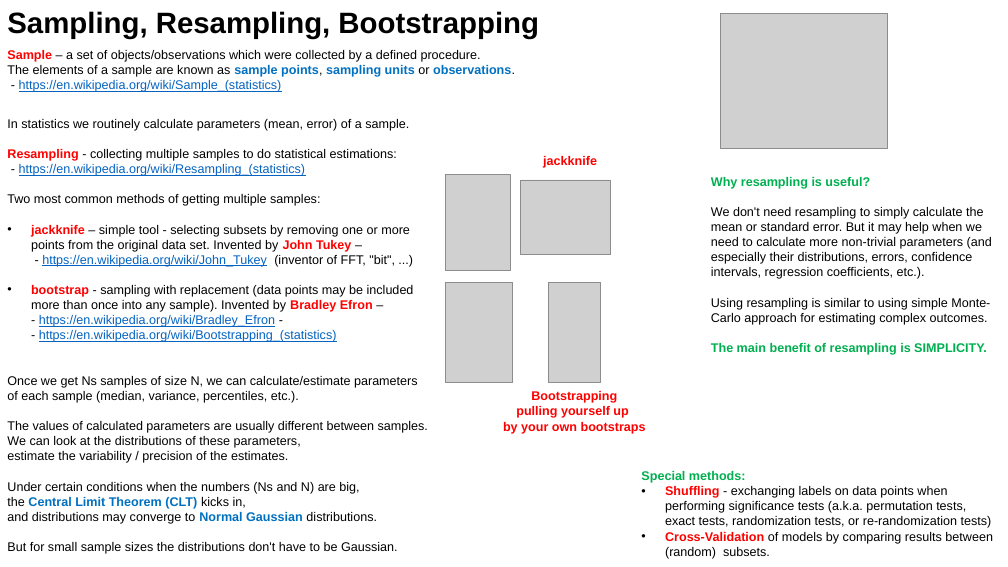
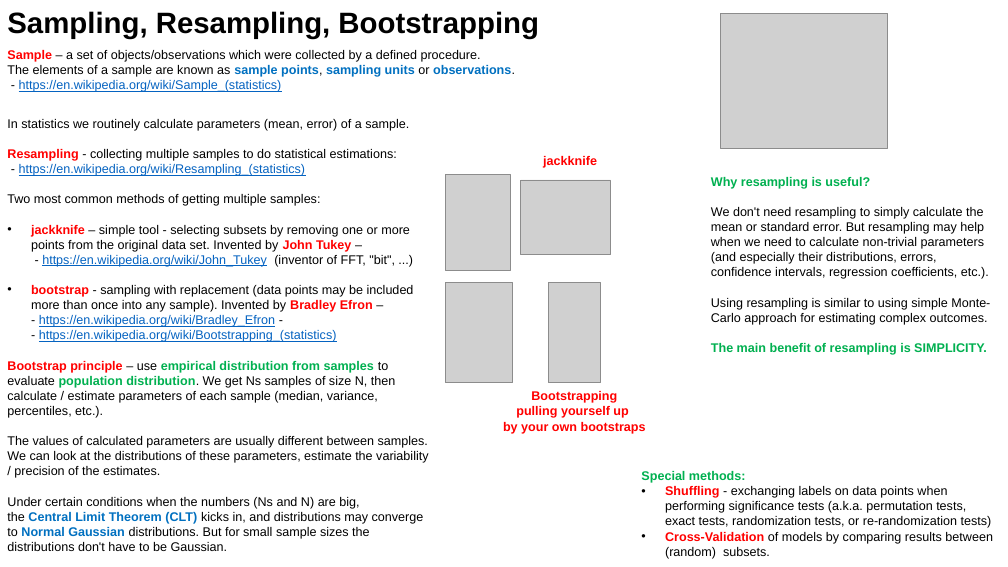
Before and after one commit to lselector/ml_ai_doc, a slide deck: slide 2 of statistics_04_sampling_errors.pptx. Drawn at 1008x567 pixels with LibreOffice and Linux fonts; fonts in the diff are those of the drawing; grey boxes stand for pictures. Boxes give left, top, right and bottom in pixels: in the first picture for what was removed or moved away, otherwise in the second. Text is boxed around its words. In the diff, an @@ line names an element or a change of style, - is before the commit and + after.

```diff
--- a/statistics_04_sampling_errors.pptx
+++ b/statistics_04_sampling_errors.pptx
@@ text at (711,207,989,279): text changed @@
-We don't need resampling to simply calculate the mean or standard error. But it may help when we need to calculate more non-trivial parameters (and especially their distributions, errors, confidence intervals, regression coefficients, etc.).
+We don't need resampling to simply calculate the mean or standard error. But resampling may help when we need to calculate non-trivial parameters (and especially their distributions, errors, confidence intervals, regression coefficients, etc.).
@@ text at (7,361,395,418): text changed @@
-Once we get Ns samples of size N, we can calculate/estimate parameters of each sample (median, variance, percentiles, etc.).
+Bootstrap principle – use empirical distribution from samples to evaluate population distribution. We get Ns samples of size N, then calculate / estimate parameters of each sample (median, variance, percentiles, etc.).
@@ text at (7,451,428,478): text changed @@
-We can look at the distributions of these parameters,
-estimate the variability / precision of the estimates.
+We can look at the distributions of these parameters, estimate the variability / precision of the estimates.
@@ text at (7,512,424,551): text changed @@
-the Central Limit Theorem (CLT) kicks in,
-and distributions may converge to Normal Gaussian distributions.
-But for small sample sizes the distributions don't have to be Gaussian.
+the Central Limit Theorem (CLT) kicks in, and distributions may converge to Normal Gaussian distributions. But for small sample sizes the distributions don't have to be Gaussian.
```
